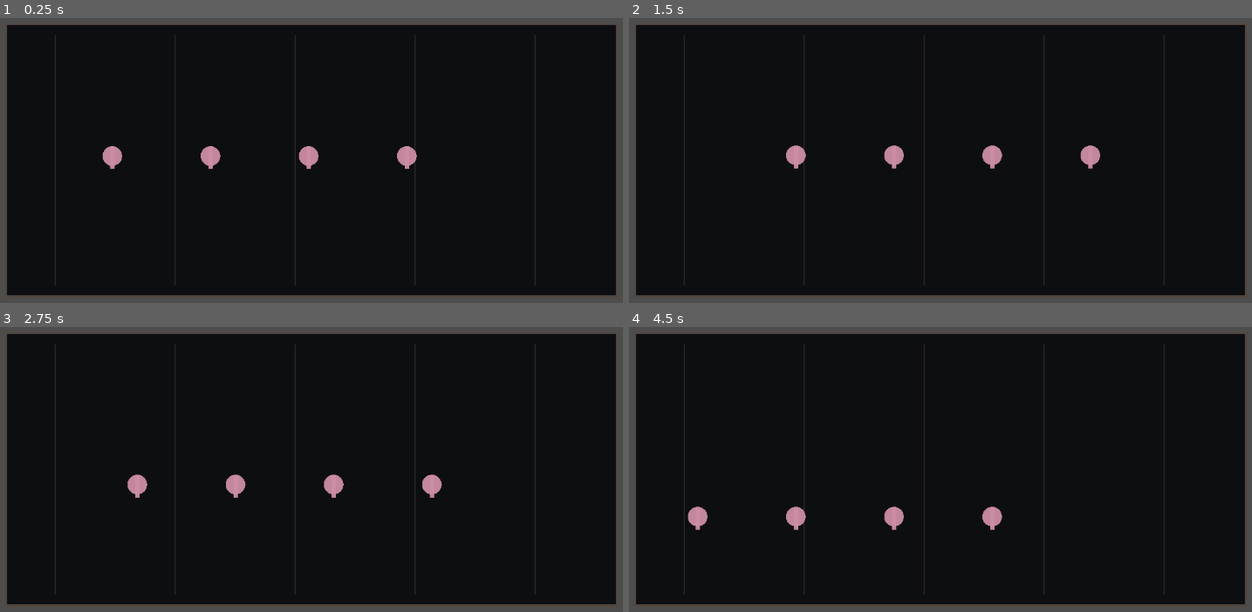
Above: before the commit, frames 1-4 (two rows, left to right).
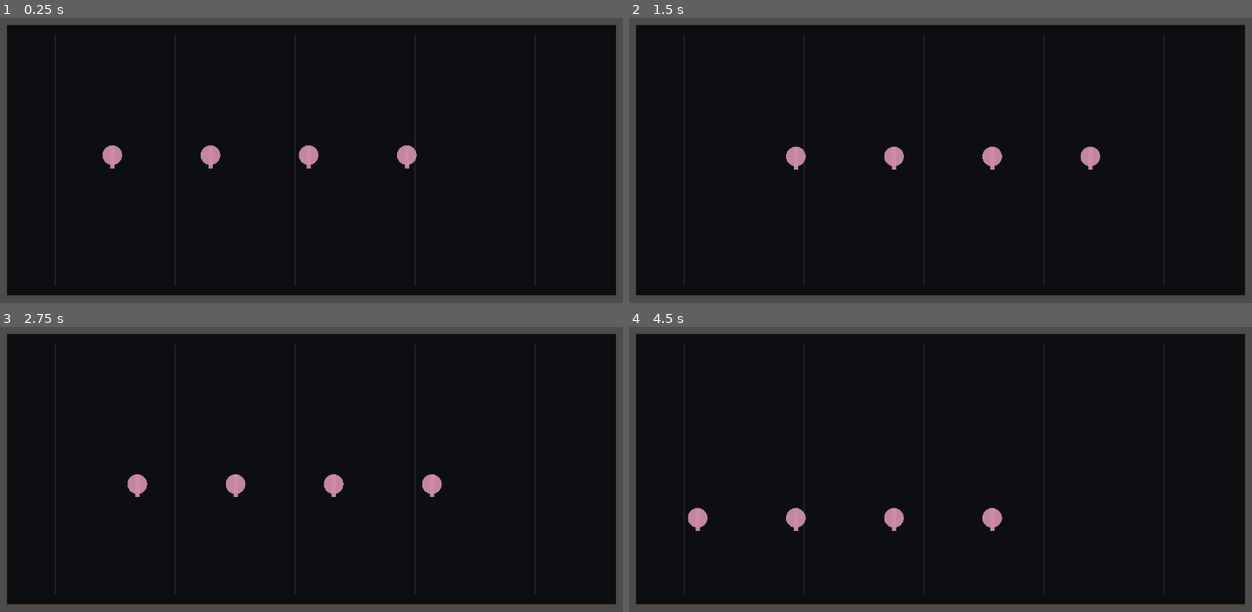
Above: after the commit, the same moments.

Repository: LeemonSun/KROLIK-Collection-Vault
Game: Godot game, scene res://main.tscn
Same seed, same stepped clock (60 frames per second), same inputs: the game is played once before the commit and once after it.
Inputs:
- Up to frame 1 (0.25 s): no input
- Up to frame 2 (1.5 s): no input
- Up to frame 3 (2.75 s): no input
- Up to frame 4 (4.5 s): no input

The runs differ from the first frame. In frame 1, 0.1% of the frame differs, in the area x 16-67%, y 44-53%; in frame 2, 0.2%; in frame 3, less than 0.1%; in frame 4, 0.2%, in the area x 9-60%, y 62-72%.

Commit message:
Apply animation pose before IK constraints

Diff:
--- a/runtime_godot/scripts/character_agent.gd
+++ b/runtime_godot/scripts/character_agent.gd
@@ -21,6 +21,7 @@
 var _visual_rotation := 0.0
 var _visual_scale := Vector2.ONE
 var rig_joints: Dictionary = {}
+var animated_joints: Dictionary = {}
 var solved_joints: Dictionary = {}
 var rig_bones: Array = []
 var skin_recipe: Dictionary = {}
@@ -45,7 +46,6 @@
     collision_mask = 1
     queue_redraw()
 
-
 func load_runtime_manifest(manifest_path: String) -> bool:
     var file := FileAccess.open(manifest_path, FileAccess.READ)
     if file == null:
@@ -58,6 +58,8 @@
     character_id = str(c.get("id", character_id))
     var mind: Dictionary = manifest.get("mind", {})
     brain.apply_snapshot(mind)
+    var animation_doc: Dictionary = manifest.get("animation", {})
+    animation_driver.configure(animation_doc)
     var visual: Dictionary = manifest.get("visual", {})
     var image_name := str(visual.get("file", "character.png"))
     var image_path := manifest_path.get_base_dir().path_join(image_name)
@@ -75,14 +77,13 @@
     rig_bones = rig.get("bones", []).duplicate(true)
     var mesh_doc: Dictionary = rig.get("mesh", {})
     skin_recipe = mesh_doc.get("skinning", rig.get("skinning", {})).duplicate(true)
-    # Runtime packages produced by current exporters store the recipe directly
-    # under rig.skinning; keep the mesh lookup above for forward compatibility.
     if skin_recipe.is_empty():
         skin_recipe = rig.get("skinning", {}).duplicate(true)
     var physics_doc: Dictionary = manifest.get("physics", {})
     physics_proxies = physics_doc.get("collision", []).duplicate(true)
-    solved_joints = rig_joints.duplicate(true)
-    _solve_runtime_constraints()
+    animated_joints = rig_joints.duplicate(true)
+    solved_joints = animated_joints.duplicate(true)
+    _solve_runtime_constraints(animated_joints)
     _rebuild_character_visual()
     _rebuild_collision_rig()
     queue_redraw()
@@ -98,12 +99,12 @@
         item["target_v"] = Vector2(float(t.get("x", 0.5)), float(t.get("y", 0.5)))
         runtime_constraints.append(item)
     contained = bool(data.get("contained", contained)) or not runtime_constraints.is_empty()
-    _solve_runtime_constraints()
+    _solve_runtime_constraints(animated_joints if not animated_joints.is_empty() else rig_joints)
     _apply_visual_transform()
     queue_redraw()
 
-func _solve_runtime_constraints() -> void:
-    solved_joints = rig_joints.duplicate(true)
+func _solve_runtime_constraints(base_pose: Dictionary = {}) -> void:
+    solved_joints = (base_pose if not base_pose.is_empty() else rig_joints).duplicate(true)
     if solved_joints.is_empty():
         return
     var chains := {
@@ -125,6 +126,25 @@
             float(raw.get("strength", 1.0))
         )
 
+func _apply_animation_pose(sample: Dictionary) -> void:
+    animated_joints = rig_joints.duplicate(true)
+    var offsets = sample.get("joint_offsets", {})
+    if typeof(offsets) == TYPE_DICTIONARY:
+        for joint_name in offsets.keys():
+            var name := str(joint_name)
+            if not animated_joints.has(name):
+                continue
+            var raw = offsets[joint_name]
+            var delta := Vector2.ZERO
+            if typeof(raw) == TYPE_VECTOR2:
+                delta = raw
+            elif typeof(raw) == TYPE_ARRAY and raw.size() >= 2:
+                delta = Vector2(float(raw[0]), float(raw[1]))
+            elif typeof(raw) == TYPE_DICTIONARY:
+                delta = Vector2(float(raw.get("x", 0.0)), float(raw.get("y", 0.0)))
+            animated_joints[name] = animated_joints[name] + delta
+    _solve_runtime_constraints(animated_joints)
+
 func _rig_to_local(p: Vector2, size: Vector2) -> Vector2:
     return Vector2((p.x - 0.5) * size.x, (p.y - 1.0) * size.y)
 
@@ -151,8 +171,6 @@
     navigation_agent.target_desired_distance = 12.0
     navigation_agent.radius = 12.0
     navigation_agent.neighbor_distance = 90.0
-    # Physical collision is already provided by CharacterBody2D capsule proxies.
-    # RVO can be enabled later per LOD tier without changing movement semantics.
     navigation_agent.avoidance_enabled = false
     add_child(navigation_agent)
 
@@ -194,8 +212,6 @@
             return
         skinned_visual.queue_free()
         skinned_visual = null
-    # Compatibility path for old packages or failed rigs.  New runtime exports
-    # should normally use the Polygon2D/Skeleton2D path above.
     flat_sprite = Sprite2D.new()
     flat_sprite.name = "FlatFallback"
     flat_sprite.texture = character_texture
@@ -247,11 +263,12 @@
             velocity = velocity.move_toward(Vector2.ZERO, acceleration * delta)
             if velocity.length_squared() > .01:
                 move_and_slide()
-    animation_driver.set_animation(_animation_for_state(brain.state))
+    animation_driver.set_state(brain.state)
     var sample := animation_driver.step(delta)
-    _visual_offset = sample.offset
-    _visual_rotation = sample.rotation
-    _visual_scale = sample.scale
+    _visual_offset = sample.get("offset", Vector2.ZERO)
+    _visual_rotation = float(sample.get("rotation", 0.0))
+    _visual_scale = sample.get("scale", Vector2.ONE)
+    _apply_animation_pose(sample)
     _apply_visual_transform()
     queue_redraw()
 
@@ -272,8 +289,6 @@
             navigation_agent.target_position = target_position
         return
     if not world_targets.is_empty():
-        # Deterministic-but-changing selection keeps playback repeatable while
-        # still letting autonomous agents move through the exported Vault.
         var index := int(absf(sin(phase * 0.73)) * float(world_targets.size())) % world_targets.size()
         target_position = world_targets[index]
     else:
@@ -284,11 +299,7 @@
 
 func _draw() -> void:
     if character_texture:
-        # Pixels are rendered by CharacterVisual.  `_draw()` is now debug-only;
-        # this prevents the old rigid draw_texture_rect path from covering the
-        # GPU skinned Polygon2D.
         if debug_rig and not solved_joints.is_empty():
-            var size := character_texture.get_size() * texture_scale
             var bones := [
                 ["head","neck"], ["neck","left_shoulder"], ["left_shoulder","left_elbow"], ["left_elbow","left_wrist"],
                 ["neck","right_shoulder"], ["right_shoulder","right_elbow"], ["right_elbow","right_wrist"], ["neck","pelvis"],
@@ -301,7 +312,6 @@
                     var p1 := _rig_to_local(solved_joints[bone[1]], character_texture.get_size()) * texture_scale
                     draw_line(p0, p1, Color(0.2,0.9,0.8,0.85), 1.5)
         return
-    # Fallback diagnostic body when no cutout has been exported yet.
     var tint := Color(0.8, 0.55, 0.65, 0.95)
     if brain.state == "contained": tint = Color(0.55, 0.55, 0.65, 0.95)
     draw_circle(_visual_offset, 18.0, tint)
